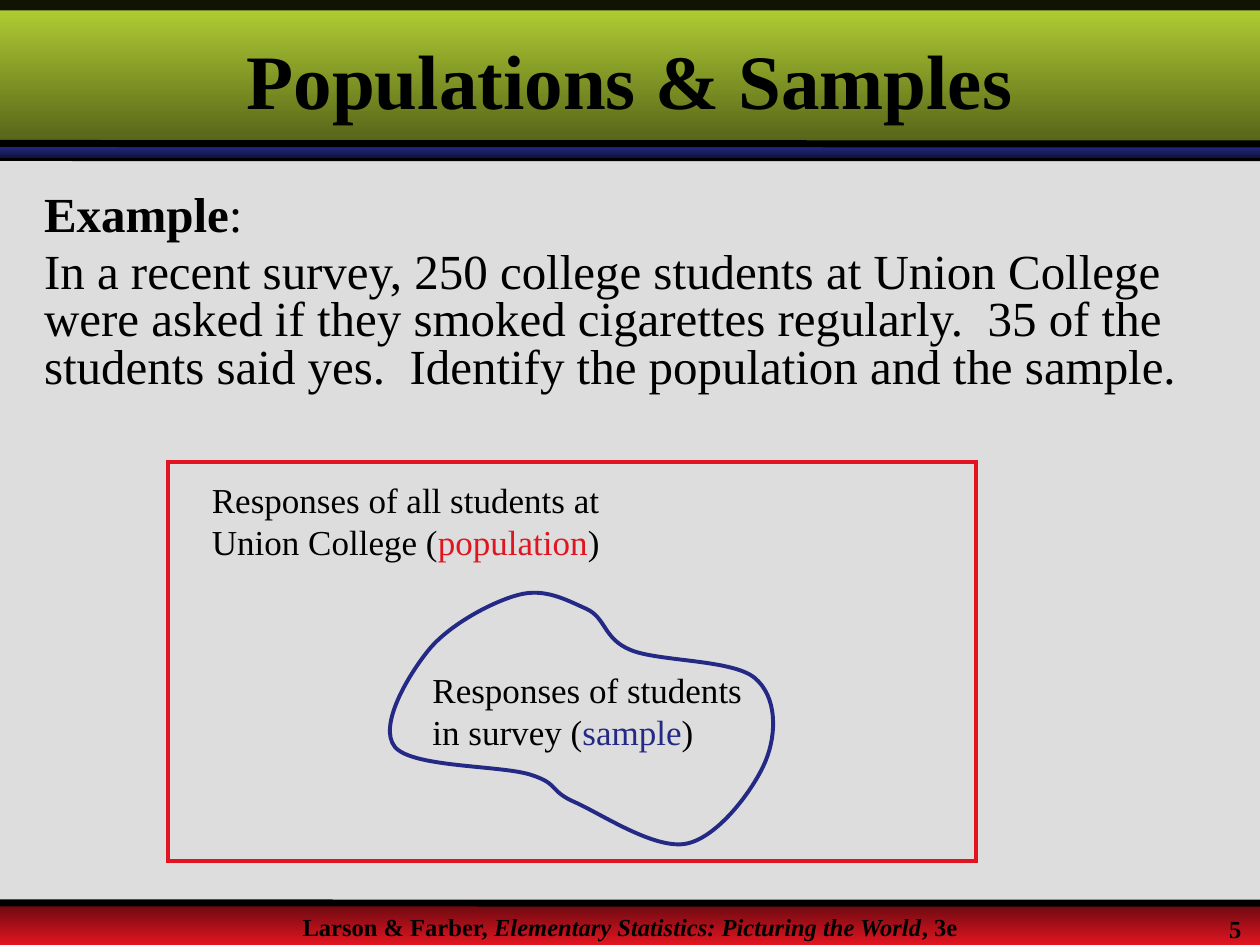
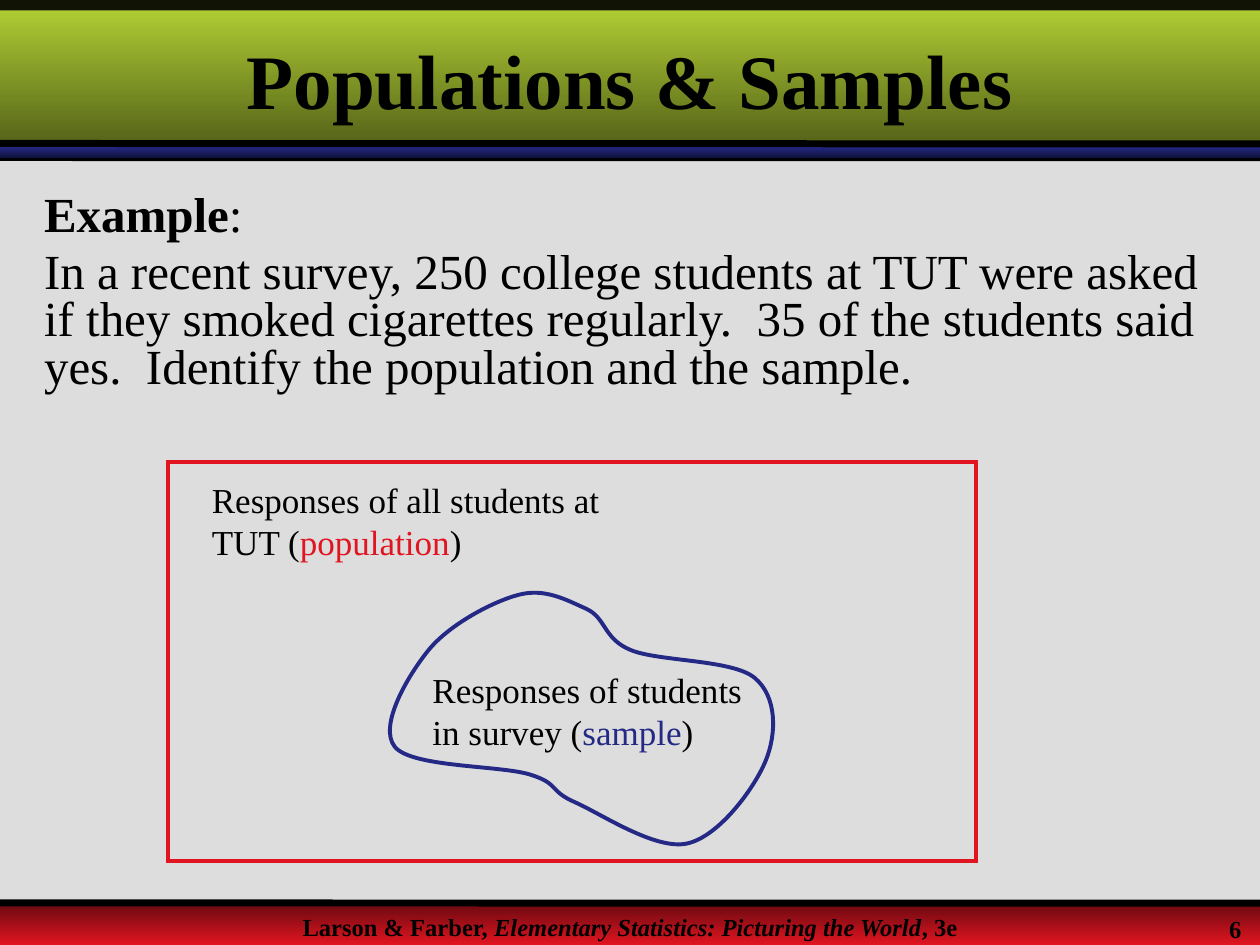
Before and after one commit to MMabaso/Quantitative-Techniques-Lecture, a slide deck: slide 6 of QTS105D/Lecture1.pptx (slide 5 before the commit). Drawn at 1260x945 pixels with LibreOffice and Linux fonts; fonts in the diff are those of the drawing; background and template pictures are left out. Boxes give left, top, right and bottom in pixels: in the first picture for what was removed or moved away, otherwise in the second. Text is boxed around its words. In the diff, an @@ line names an element or a change of style, - is before the commit and + after.

```diff
--- a/QTS105D/Lecture1.pptx
+++ b/QTS105D/Lecture1.pptx
@@ text at (44, 255, 1197, 393): text changed @@
-In a recent survey, 250 college students at Union College were asked if they smoked cigarettes regularly. 35 of the students said yes. Identify the population and the sample.
+In a recent survey, 250 college students at TUT were asked if they smoked cigarettes regularly. 35 of the students said yes. Identify the population and the sample.
@@ text at (212, 488, 599, 563): text changed @@
-Responses of all students at Union College (population)
+Responses of all students at TUT (population)
@@ page number at (1229, 922, 1241, 943): text changed @@
-5
+6
```
Also in this commit, not shown: 9 other slides changed, 9 slides added, 2 slides removed.
